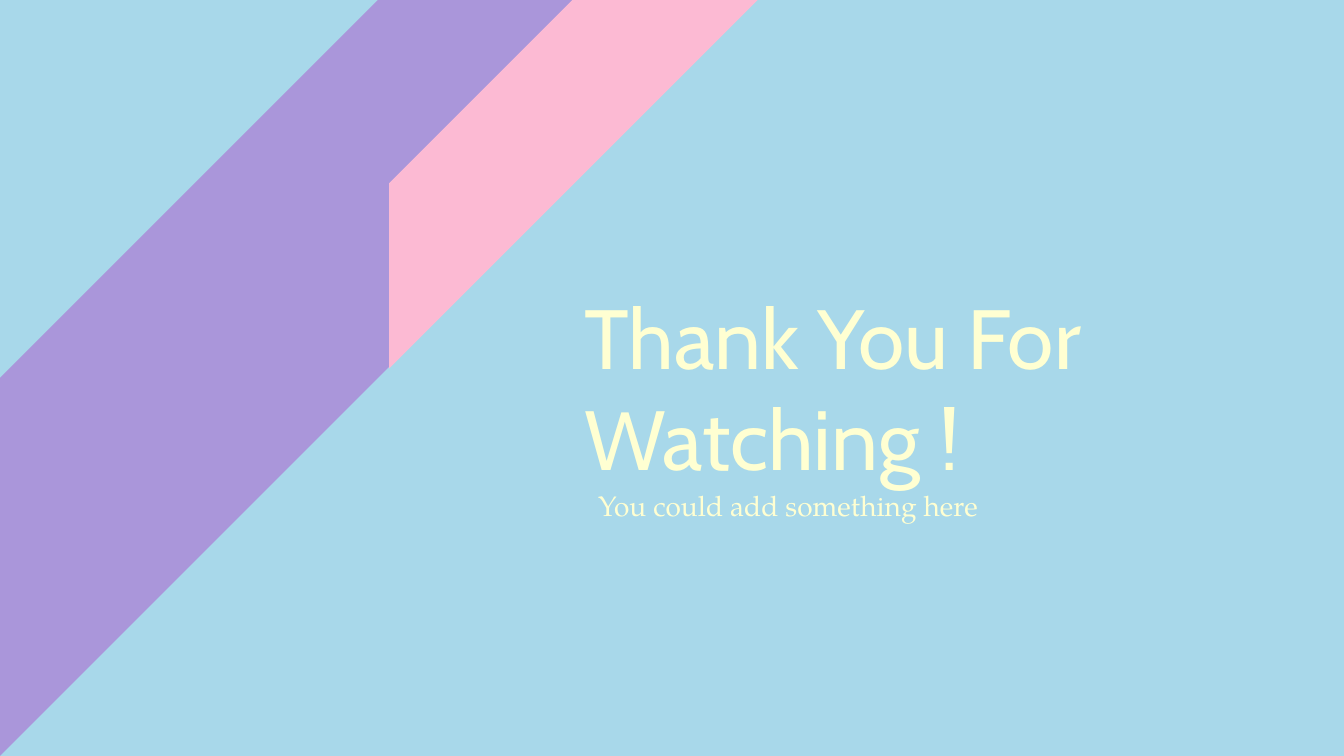
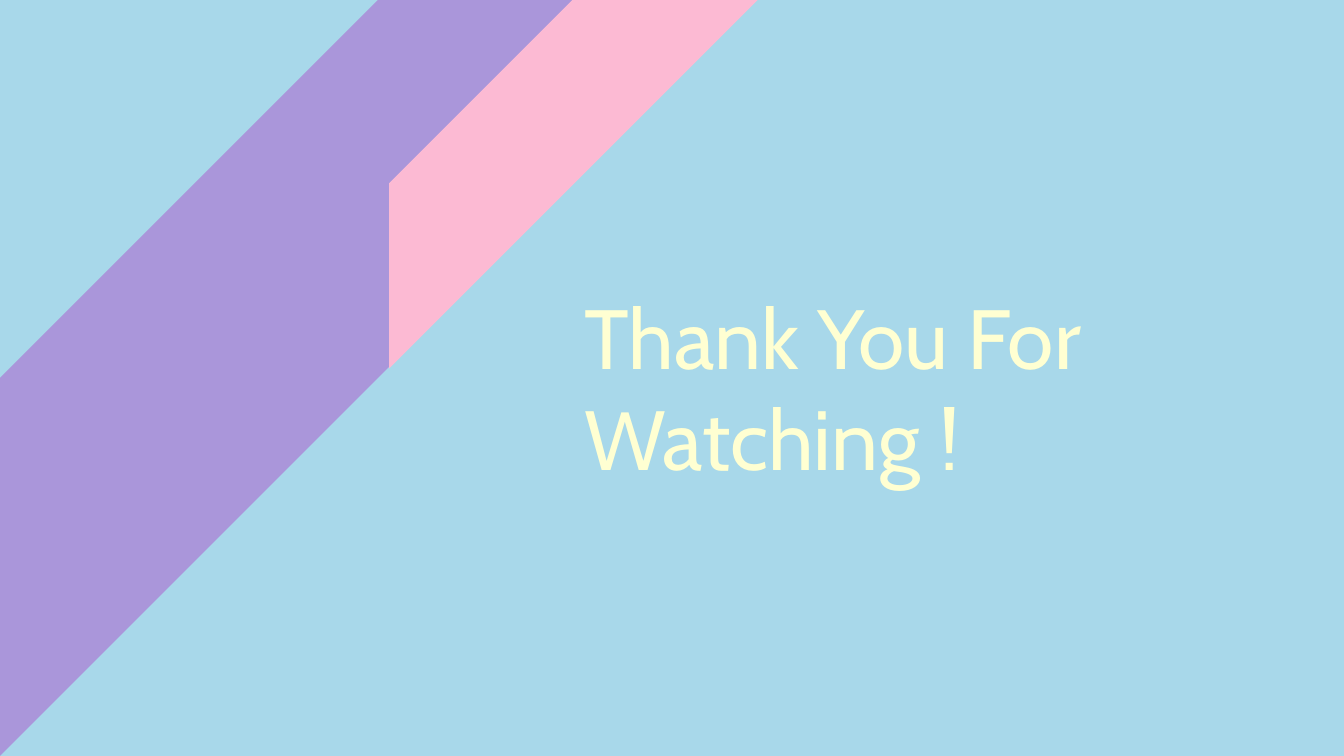
Before and after one commit to KarCute/Android-HomeWork, a slide deck: slide 6 of Android大作业.pptx (slide 12 before the commit). Drawn at 1344x756 pixels with LibreOffice and Linux fonts; fonts in the diff are those of the drawing. Boxes give left, top, right and bottom in pixels: in the first picture for what was removed or moved away, otherwise in the second. Text is boxed around its words. In the diff, an @@ line names an element or a change of style, - is before the commit and + after.

```diff
--- a/Android大作业.pptx
+++ b/Android大作业.pptx
@@ text removed at (x1=598, y1=487, x2=978, y2=524) @@
-You could add something here
```
Also in this commit, not shown: 1 other slide changed, 4 slides added, 10 slides removed, 2 other files.
